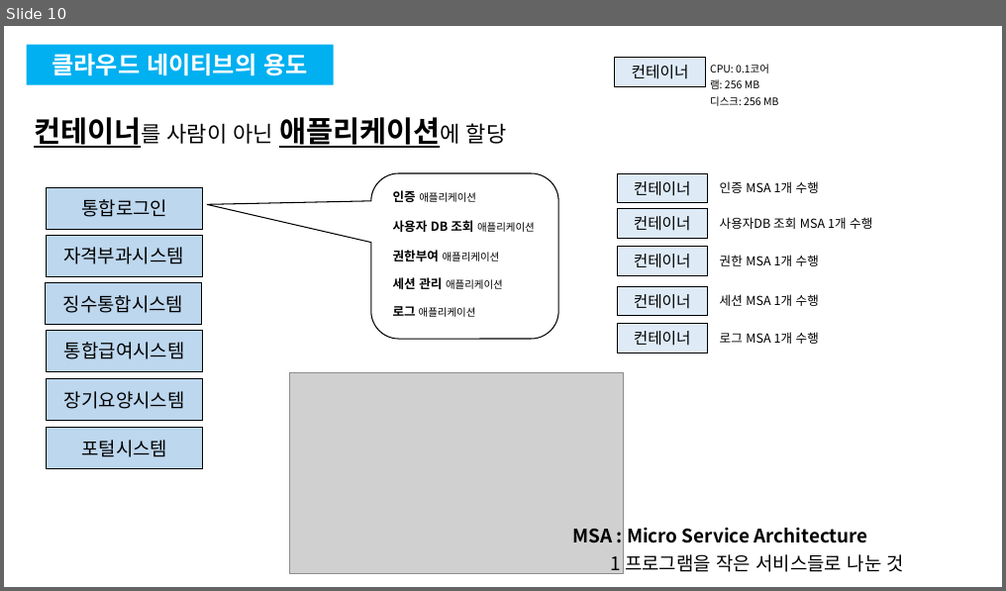
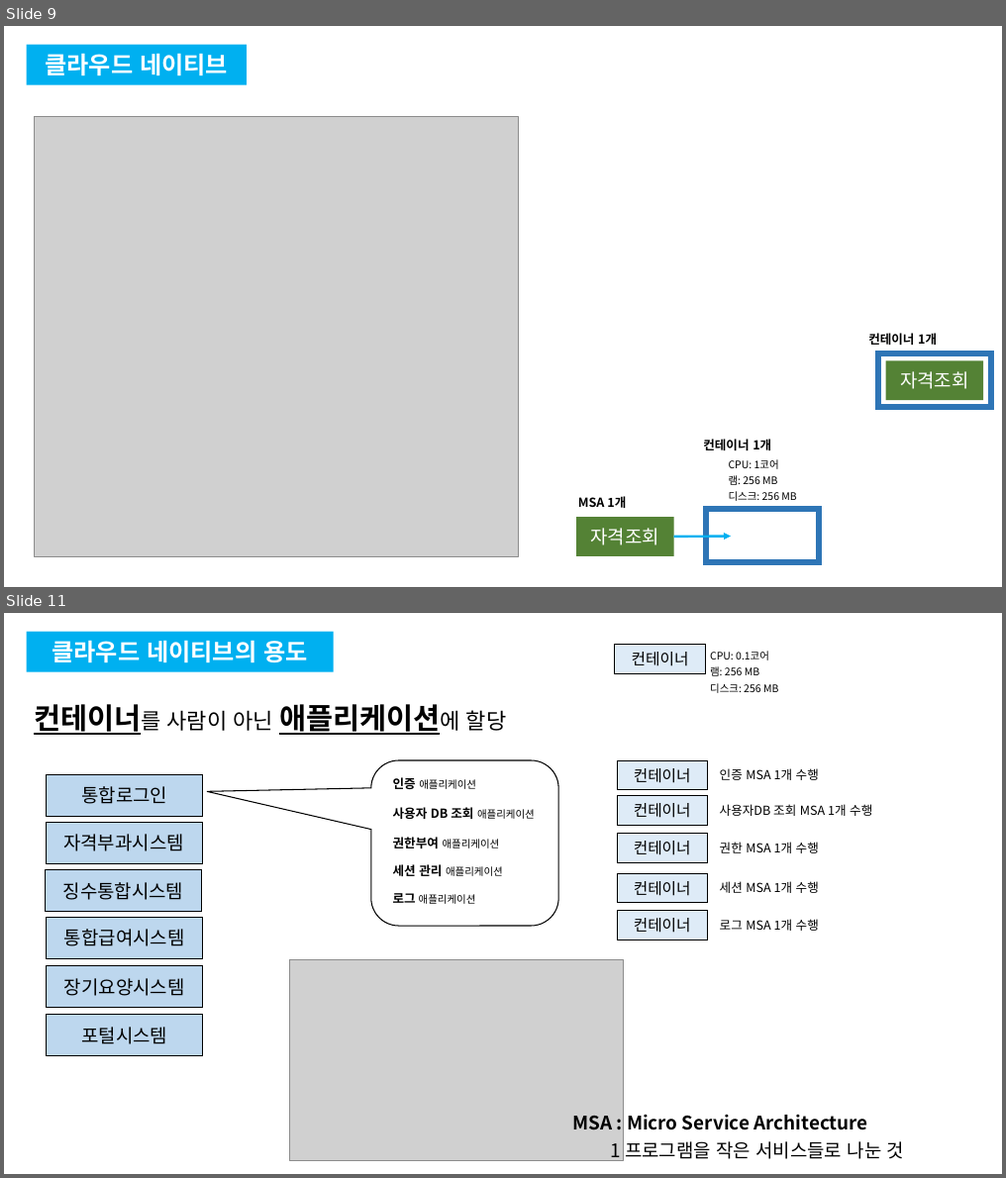
Before and after one commit to pyinstaller1/star, a slide deck: 클라우드네이티브.pptx. Shown one above the other, each under a label of ours: slide 10 before the commit, slides 9 and 11 after it; the slides between them are not shown. The pictures are 1006x591 and 1006x1178 pixels, drawn with LibreOffice and Linux fonts; fonts in the diff are those of the drawing; grey boxes stand for pictures. Boxes give left, top, right and bottom in pixels: in the first picture for what was removed or moved away, otherwise in the second. Text is boxed around its words. In the diff, an @@ line names an element or a change of style, - is before the commit and + after.

```diff
--- a/클라우드네이티브.pptx
+++ b/클라우드네이티브.pptx
@@ slide 9 added at (4,26,1002,587), background #FFFFFF @@
@@ rectangle added at (27,45,247,85), fill #00B0F0, 23 pt, text #FFFFFF, bold @@
+클라우드 네이티브
@@ picture added at (34,117,519,557) @@
@@ text added at (868,333,937,345), 12 pt, text #000000, bold @@
+컨테이너 1개
@@ rectangle added at (878,353,991,407), outline #2E75B6 6 pt @@
@@ rectangle added at (886,361,983,400), fill #548235, 18 pt, text #FFFFFF @@
+자격조회
@@ text added at (703,439,771,451), 12 pt, text #000000, bold @@
+컨테이너 1개
@@ text added at (729,460,796,501), 10 pt, text #000000 @@
+CPU: 1코어
+램: 256 MB
+디스크: 256 MB
@@ text added at (578,496,626,508), 12 pt, text #000000, bold @@
+MSA 1개
@@ rectangle added at (576,517,674,557), fill #548235, 18 pt, text #FFFFFF @@
+자격조회
@@ rectangle added at (706,509,819,563), outline #2E75B6 6 pt @@
@@ arrow added from (674, 537) to (731, 537), #00B0F0 2.25 pt @@
@@ what was slide 10 is now slide 11 @@
```
Also in this commit, not shown: 6 slides changed.
